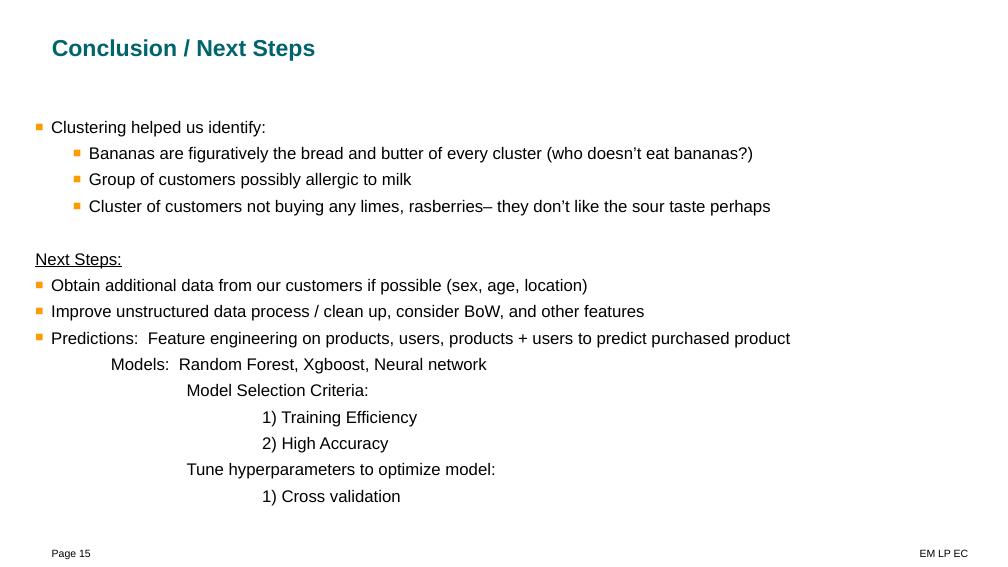
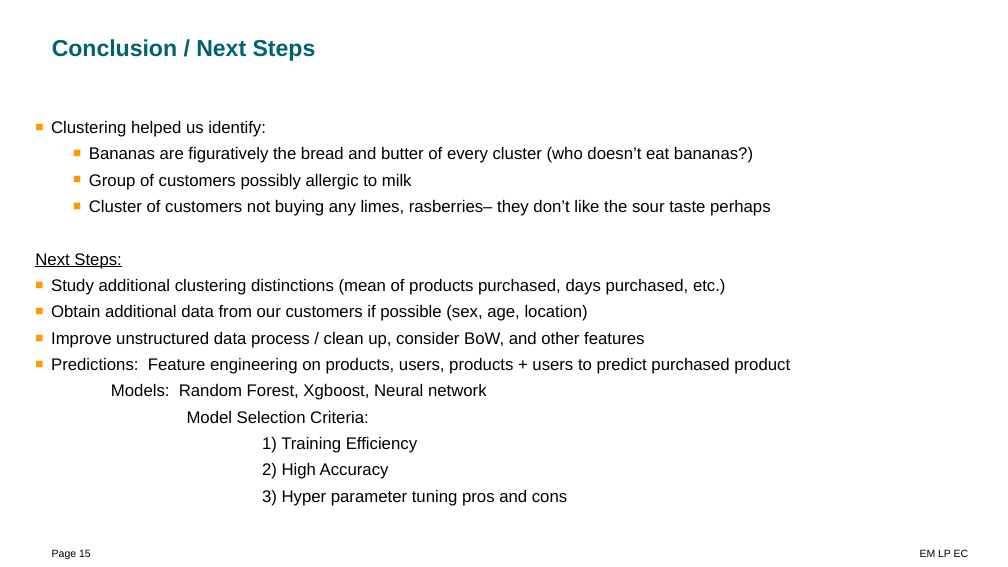
Before and after one commit to addiwei/Cap, a slide deck: slide 15 of InstaCart Customer Insights.pptx. Drawn at 1008x567 pixels with LibreOffice and Linux fonts; fonts in the diff are those of the drawing. Boxes give left, top, right and bottom in pixels: in the first picture for what was removed or moved away, otherwise in the second. Text is boxed around its words. In the diff, an @@ line names an element or a change of style, - is before the commit and + after.

Commit message:
pres

```diff
--- a/InstaCart Customer Insights.pptx
+++ b/InstaCart Customer Insights.pptx
@@ text at (x1=51, y1=279, x2=726, y2=295): paragraph added @@
+■ Study additional clustering distinctions (mean of products purchased, days purchased, etc.)
@@ text at (x1=262, y1=490, x2=567, y2=506): text changed @@
-Tune hyperparameters to optimize model:
-1) Cross validation
+3) Hyper parameter tuning pros and cons
```
